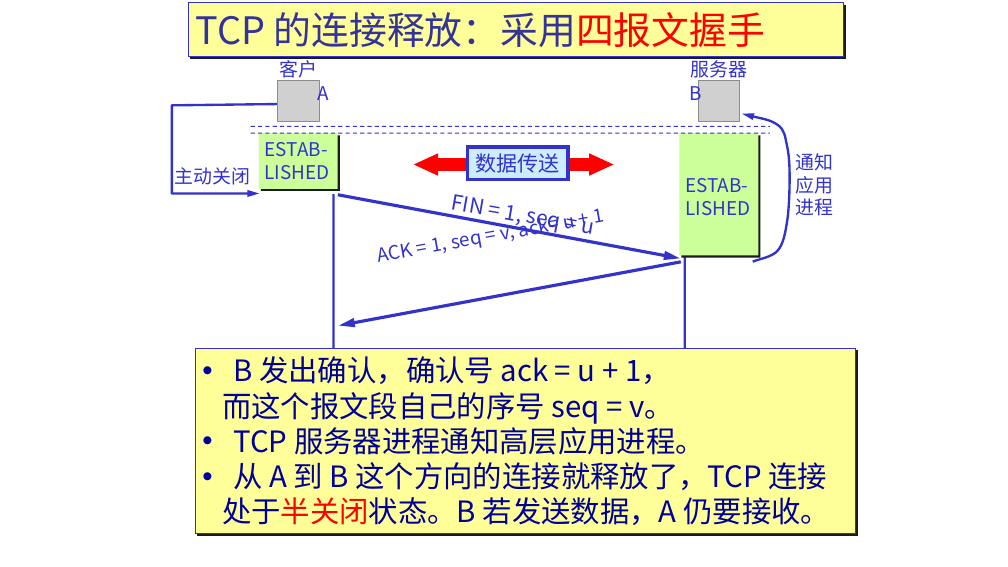
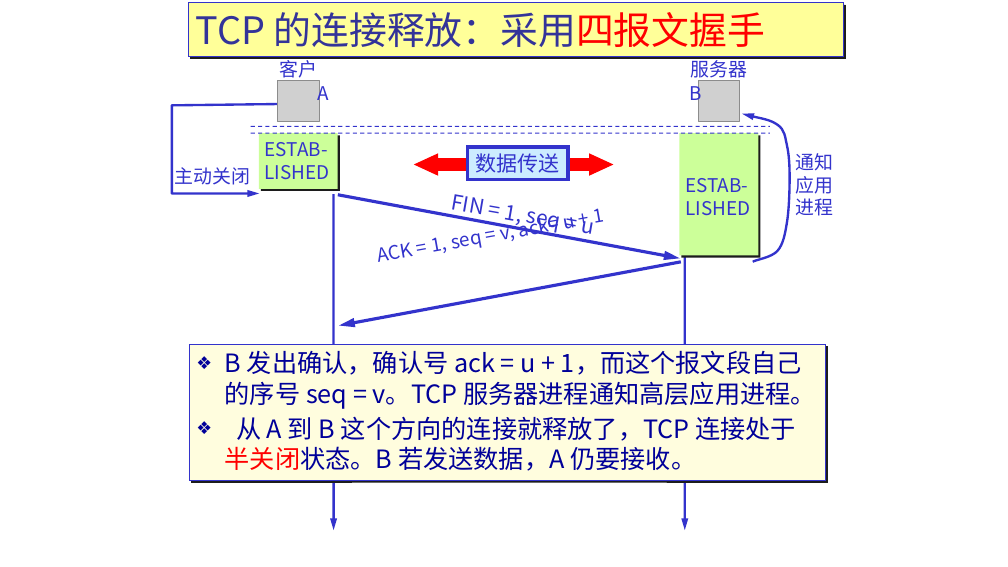
Before and after one commit to network-whu/2021, a slide deck: slide 202 of slides/instruction/05.pptx. Drawn at 1008x567 pixels with LibreOffice and Linux fonts; fonts in the diff are those of the drawing; grey boxes stand for pictures. Boxes give left, top, right and bottom in pixels: in the first picture for what was removed or moved away, otherwise in the second. Text is boxed around its words. In the diff, an @@ line names an element or a change of style, - is before the commit and + after.

```diff
--- a/slides/instruction/05.pptx
+++ b/slides/instruction/05.pptx
@@ rectangle "B 发出确认，确认号 ack = u ...": place and size @@
-rectangle "B 发出确认，确认号 ack = u ..." at [195, 349, 855, 534]
+rectangle "B 发出确认，确认号 ack = u ..." at [189, 344, 826, 480]
@@ rectangle "B 发出确认，确认号 ack = u ..." at [189, 344, 826, 480]: fill #FFFF99 to #FFFDDE @@
@@ text in rectangle at [225, 350, 816, 471]: text changed; size 28 to 24 pt @@
-• B 发出确认，确认号 ack = u + 1，
-而这个报文段自己的序号 seq = v。
-• TCP 服务器进程通知高层应用进程。
-• 从 A 到 B 这个方向的连接就释放了，TCP 连接
-处于半关闭状态。B 若发送数据，A 仍要接收。
+❖ B 发出确认，确认号 ack = u + 1，而这个报文段自己的序号 seq = v。TCP 服务器进程通知高层应用进程。
+❖ 从 A 到 B 这个方向的连接就释放了，TCP 连接处于半关闭状态。B 若发送数据，A 仍要接收。
```
Also in this commit, not shown: 16 other slides changed, 1 other file.
